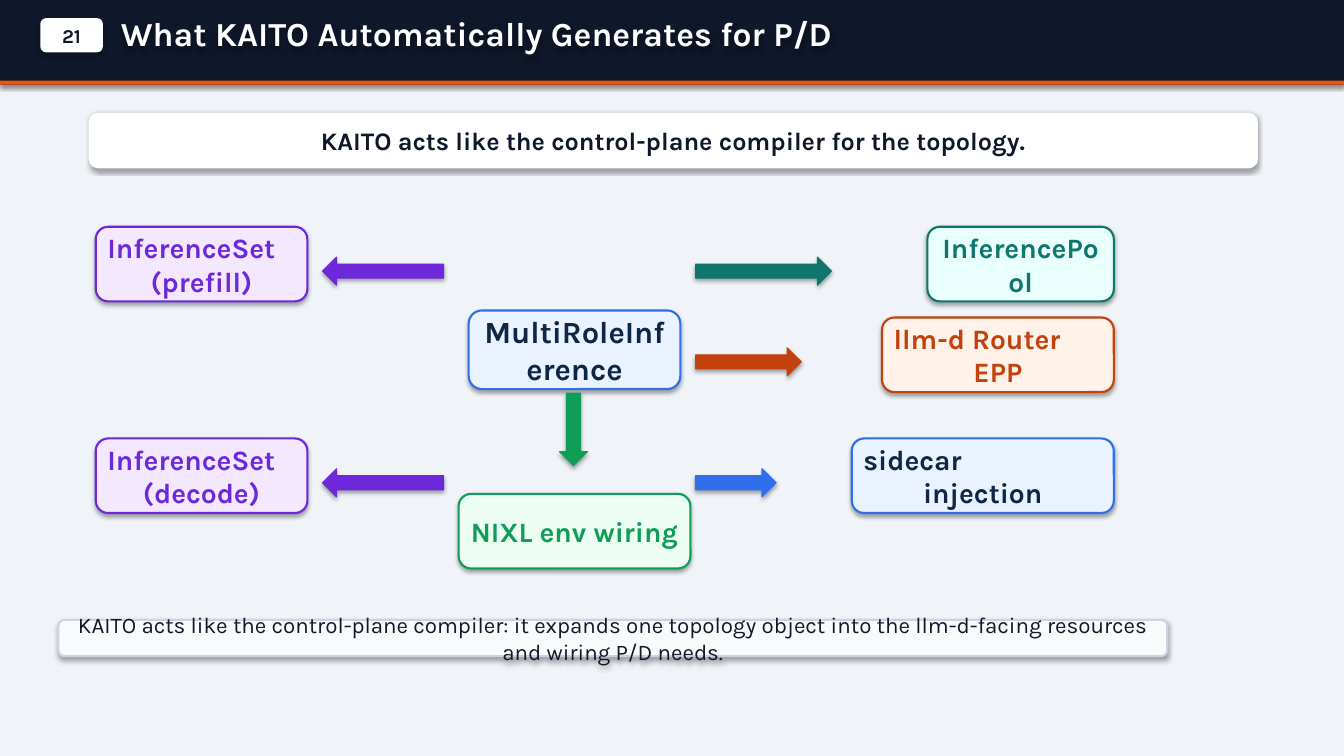
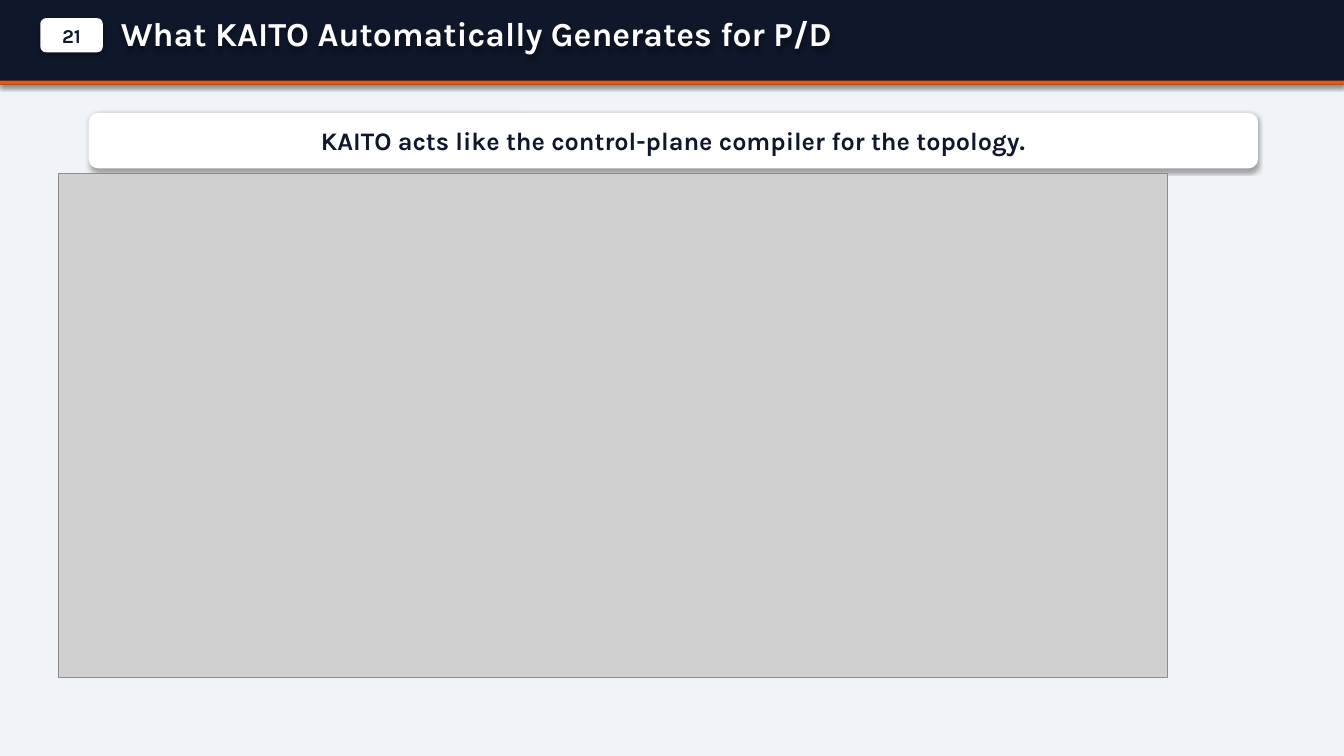
Before and after one commit to andyzhangx/demo, a slide deck: slide 6 of llm/kaito-llm-d-pd-slides.pptx. Drawn at 1344x756 pixels with LibreOffice and Linux fonts; fonts in the diff are those of the drawing; grey boxes stand for pictures. Boxes give left, top, right and bottom in pixels: in the first picture for what was removed or moved away, otherwise in the second. Text is boxed around its words. In the diff, an @@ line names an element or a change of style, - is before the commit and + after.

```diff
--- a/llm/kaito-llm-d-pd-slides.pptx
+++ b/llm/kaito-llm-d-pd-slides.pptx
@@ picture added at (x1=58, y1=173, x2=1168, y2=678) @@
@@ rounded rectangle removed at (x1=96, y1=227, x2=308, y2=301) @@
-InferenceSet
-(prefill)
@@ rounded rectangle removed at (x1=928, y1=227, x2=1114, y2=301) @@
-InferencePool
@@ left arrow removed at (x1=323, y1=257, x2=444, y2=285) @@
@@ right arrow removed at (x1=696, y1=257, x2=832, y2=285) @@
@@ rounded rectangle removed at (x1=469, y1=311, x2=681, y2=389) @@
-MultiRoleInference
@@ rounded rectangle removed at (x1=882, y1=318, x2=1114, y2=392) @@
-llm-d Router
-EPP
@@ right arrow removed at (x1=696, y1=348, x2=802, y2=376) @@
@@ down arrow removed at (x1=560, y1=393, x2=588, y2=466) @@
@@ rounded rectangle removed at (x1=96, y1=439, x2=308, y2=513) @@
-InferenceSet
-(decode)
@@ rounded rectangle removed at (x1=852, y1=439, x2=1114, y2=513) @@
-sidecar
-injection
@@ left arrow removed at (x1=323, y1=469, x2=444, y2=497) @@
@@ right arrow removed at (x1=696, y1=469, x2=776, y2=497) @@
@@ rounded rectangle removed at (x1=459, y1=494, x2=691, y2=569) @@
-NIXL env wiring
@@ rounded rectangle removed at (x1=58, y1=620, x2=1168, y2=656) @@
-KAITO acts like the control-plane compiler: it expands one topology object into the llm-d-facing resources and wiring P/D needs.
```
Also in this commit, not shown: 7 other slides changed, 10 other files.
